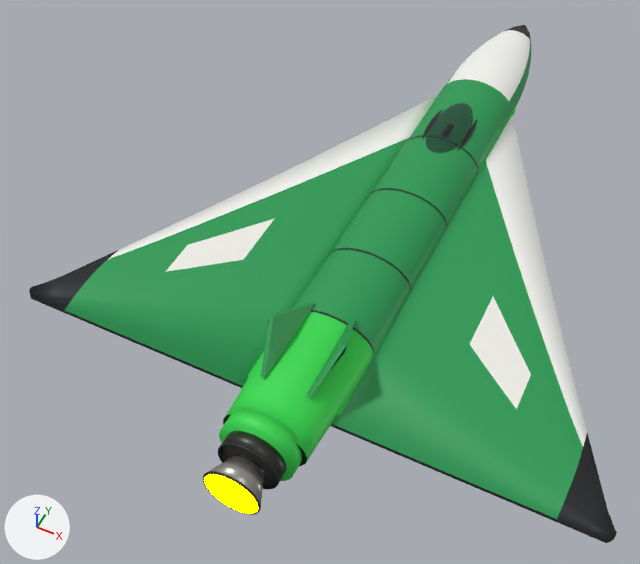
The glTF model ThoriumGap_JS/models/Ship_Longwing_7.glb as it was, and as the next commit left it.
Both versions are drawn from a 50 mm camera at (2.45, -7.37, 7.18) aimed at (-0.64, -1.19, -0.55). The lights are fixed; the arrows at lower left show +X, +Y and +Z. The picture after the commit comes second. Where no turn or scale is listed for an object, it has been applied to the vertices.

Script lines for the objects in view, before the commit:
```python
ob_aftcollar_integratedsingleengineband = bpy.data.objects.new('AftCollar_IntegratedSingleEngineBand', me_aftcollar_integratedsingleengineband_mesh)
ob_aftcollar_integratedsingleengineband.location = (0.0, -3.69, 0.0)
ob_engineblock_aftdarksingleenginehousing = bpy.data.objects.new('EngineBlock_AftDarkSingleEngineHousing', me_engineblock_aftdarksingleenginehousing_mesh)
ob_engineblock_aftdarksingleenginehousing.location = (0.0, -3.84, 0.0)
ob_engineemitter = bpy.data.objects.new('EngineEmitter', me_engineemitter)
ob_engineemitter.location = (0.0, 0.0, 0.0)
ob_fuselage_organicellipsoidtaperedbody_bakedpaint = bpy.data.objects.new('Fuselage_OrganicEllipsoidTaperedBody_BakedPaint', me_fuselage_organicellipsoidtaperedbody_bakedpaint_mesh)
ob_fuselage_organicellipsoidtaperedbody_bakedpaint.location = (0.0, 0.0, 0.0)
ob_wing_left_longdeltaaerofoil_bakedpaint = bpy.data.objects.new('Wing_Left_LongDeltaAerofoil_BakedPaint', me_wing_left_longdeltaaerofoil_bakedpaint_mesh)
ob_wing_left_longdeltaaerofoil_bakedpaint.location = (0.0, 0.0, 0.0)
ob_wing_right_longdeltaaerofoil_bakedpaint = bpy.data.objects.new('Wing_Right_LongDeltaAerofoil_BakedPaint', me_wing_right_longdeltaaerofoil_bakedpaint_mesh)
ob_wing_right_longdeltaaerofoil_bakedpaint.location = (0.0, 0.0, 0.0)
ob_wingroot_left_embeddedshoulder = bpy.data.objects.new('WingRoot_Left_EmbeddedShoulder', me_wingroot_left_embeddedshoulder_mesh)
ob_wingroot_left_embeddedshoulder.location = (0.0, 0.0, 0.0)
ob_wingroot_right_embeddedshoulder = bpy.data.objects.new('WingRoot_Right_EmbeddedShoulder', me_wingroot_right_embeddedshoulder_mesh)
ob_wingroot_right_embeddedshoulder.location = (0.0, 0.0, 0.0)
# also in view: 'TailFin_Left_CantedStabilizer' at (-0.3, -2.69, 0.48); 'EngineBell_Center_BroadBurnishedNozzle' at (0.0, -4.1, 0.0); 'CanopyGlass_LowInsetDome' at (0.0, 1.09, 0.37)
```
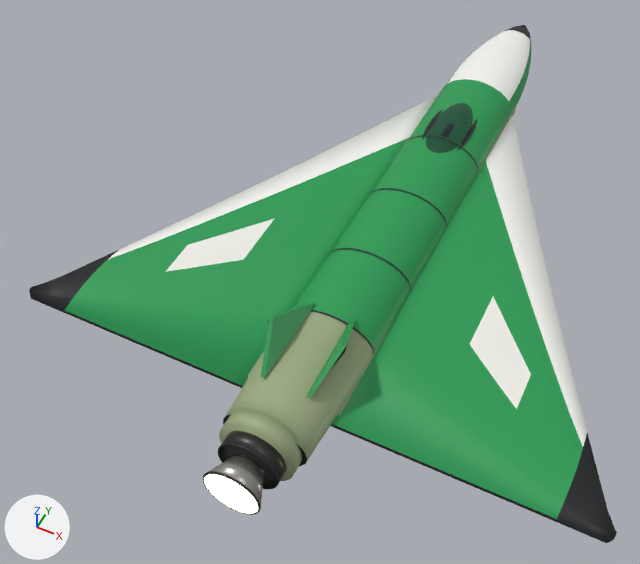
Boxes [x1, y1, x2, y2] around the edits, measured in the pictures (640 x 564 px):
'Fuselage_OrganicEllipsoidTaperedBody_BakedPaint', recoloured: [223, 91, 516, 466] in both
'AftCollar_IntegratedSingleEngineBand', recoloured (green to greyish green): [219, 408, 302, 481] in both
'EngineEmitter', recoloured (yellow to beige): [204, 474, 258, 514] in both
'WingRoot_Right_EmbeddedShoulder', recoloured: [337, 107, 516, 416] in both
'WingRoot_Left_EmbeddedShoulder', recoloured: [248, 91, 441, 377] in both

Edits to the bpy script that builds the scene:
```text
Change mat_ship_longwingfamily_needlelongwing_wide_guard_tip_caps_seed373784_hull_panel:
    mat_ship_longwingfamily_needlelongwing_wide_guard_tip_caps_seed373784_hull_panel.base_color: (0.035, 0.7, 0.08) -> (0.33, 0.4, 0.22)  # green #35da50 -> greyish green #9baa81
Change mat_engineglow:
    mat_engineglow.emission_color: (1.0, 1.0, 0.0) -> (0.62, 0.57, 0.4)  # yellow #ffff00 -> beige #cec7aa
```
